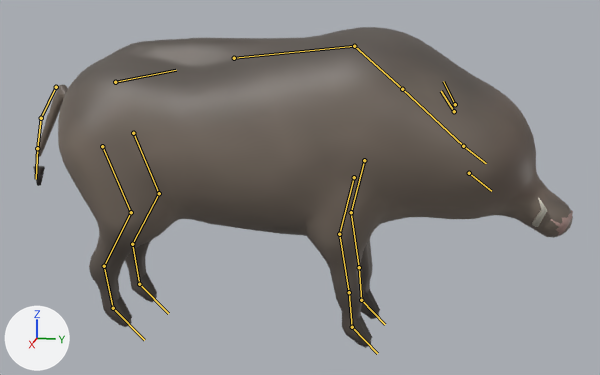
Two versions of the glTF model game/assets/animals/boar.glb, one commit apart.
Both versions are drawn from a 50 mm camera at (2.41, 0.581, 1.037) aimed at (-0.007, 0.097, 0.432). The axes (+X, +Y, +Z) are drawn at lower left. The lights are the same throughout. The first picture is the older version. The bones that change, and the others that lie on the model, are drawn over the model as lines. Objects named as collision shapes, trigger or cutter boxes, shadow casters or lower levels of detail are left out.

The first picture shows 'Body_lod0'.
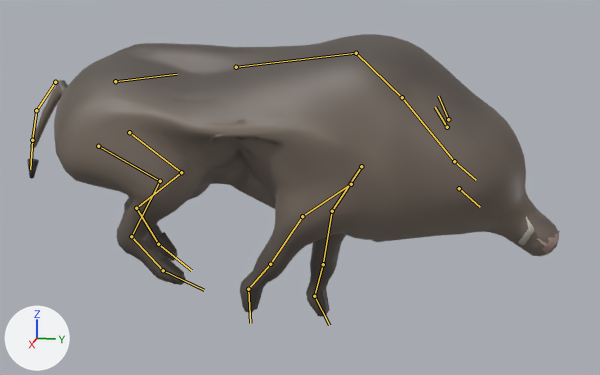
The newer file adds an action. The first version stands in its rest pose; the second is drawn at frame 8 of the action 'Run'.

Changed parts and their boxes [x1, y1, x2, y2] in the pictures (600 x 375 px):
'Body_lod0', posed (12% shorter): before [33, 27, 573, 348]; after [27, 34, 560, 317]
bone 'hips', root to tip: before (115, 82) to (176, 70); after (115, 81) to (177, 74)
bone 'hind_upper.l', root to tip: before (133, 133) to (159, 193); after (129, 132) to (181, 172)
bone 'hind_lower.l', root to tip: before (159, 193) to (132, 244); after (181, 172) to (136, 208)
bone 'hind_foot.l', root to tip: before (132, 244) to (139, 284); after (136, 208) to (158, 244)
bone 'hind_toe.l', root to tip: before (139, 284) to (168, 313); after (158, 244) to (191, 270)
bone 'hind_upper.r', root to tip: before (102, 146) to (131, 212); after (98, 146) to (160, 181)
bone 'hind_lower.r', root to tip: before (131, 212) to (104, 266); after (160, 181) to (131, 236)
bone 'hind_foot.r', root to tip: before (104, 266) to (113, 308); after (131, 236) to (163, 270)
bone 'hind_toe.r', root to tip: before (113, 308) to (144, 340); after (163, 270) to (204, 290)
bone 'spine', root to tip: before (234, 58) to (354, 46); after (236, 67) to (356, 53)
bone 'chest', root to tip: before (354, 46) to (402, 89); after (356, 53) to (402, 97)
bone 'front_upper.l', root to tip: before (364, 160) to (351, 212); after (361, 166) to (332, 211)
bone 'front_upper.r', root to tip: before (354, 177) to (339, 234); after (351, 184) to (302, 216)
bone 'front_lower.r', root to tip: before (339, 234) to (349, 292); after (302, 216) to (270, 264)
bone 'neck', root to tip: before (402, 89) to (463, 146); after (402, 97) to (454, 161)
bone 'head', root to tip: before (463, 146) to (486, 163); after (454, 161) to (476, 180)
bone 'tail.1', root to tip: before (56, 87) to (41, 118); after (55, 82) to (36, 110)
bone 'tail.2', root to tip: before (41, 118) to (37, 148); after (36, 110) to (32, 140)

What the commit changed:
Bone 'hips' (bone_hips) moves from (0.0, 0.0, 0.0) to (0.0, 0.0, 0.001).
Bone 'hips' (bone_hips) turns from (0, 0, 0) to (-4, 0, 0) degrees about its own x, y and z.
Bone 'hind_upper.l' (bone_hind_upper_l) turns from (0, 0, 0) to (36, 0, 0) degrees about its own x, y and z.
Bone 'hind_lower.l' (bone_hind_lower_l) turns from (0, 0, 0) to (-55, 0, 0) degrees about its own x, y and z.
Bone 'hind_foot.l' (bone_hind_foot_l) turns from (0, 0, 0) to (46, 0, 0) degrees about its own x, y and z.
Bone 'hind_toe.l' (bone_hind_toe_l) turns from (0, 0, 0) to (-16, 0, 0) degrees about its own x, y and z.
Bone 'hind_upper.r' (bone_hind_upper_r) turns from (0, 0, 0) to (45, 0, 0) degrees about its own x, y and z.
Bone 'hind_lower.r' (bone_hind_lower_r) turns from (0, 0, 0) to (-41, 0, 0) degrees about its own x, y and z.
Bone 'hind_foot.r' (bone_hind_foot_r) turns from (0, 0, 0) to (35, 0, 0) degrees about its own x, y and z.
Bone 'hind_toe.r' (bone_hind_toe_r) turns from (0, 0, 0) to (-12, 0, 0) degrees about its own x, y and z.
Bone 'spine' (bone_spine) turns from (0, 0, 0) to (5, 0, 0) degrees about its own x, y and z.
Bone 'chest' (bone_chest) turns from (0, 0, 0) to (-3, 0, 0) degrees about its own x, y and z.
Bone 'front_upper.l' (bone_front_upper_l) turns from (0, 0, 0) to (-16, 0, 0) degrees about its own x, y and z.
Bone 'front_upper.r' (bone_front_upper_r) turns from (0, 0, 0) to (-38, 0, 0) degrees about its own x, y and z.
Bone 'front_lower.r' (bone_front_lower_r) turns from (0, 0, 0) to (-2, 0, 0) degrees about its own x, y and z.
Bone 'neck' (bone_neck) turns from (0, 0, 0) to (-5, 0, 0) degrees about its own x, y and z.
Bone 'head' (bone_head) turns from (0, 0, 0) to (5, 0, 0) degrees about its own x, y and z.
Bone 'tail.1' (bone_tail_1) turns from (0, 0, 0) to (3, 0, 0) degrees about its own x, y and z.
Bone 'tail.2' (bone_tail_2) turns from (0, 0, 0) to (-3, 0, -5) degrees about its own x, y and z.
